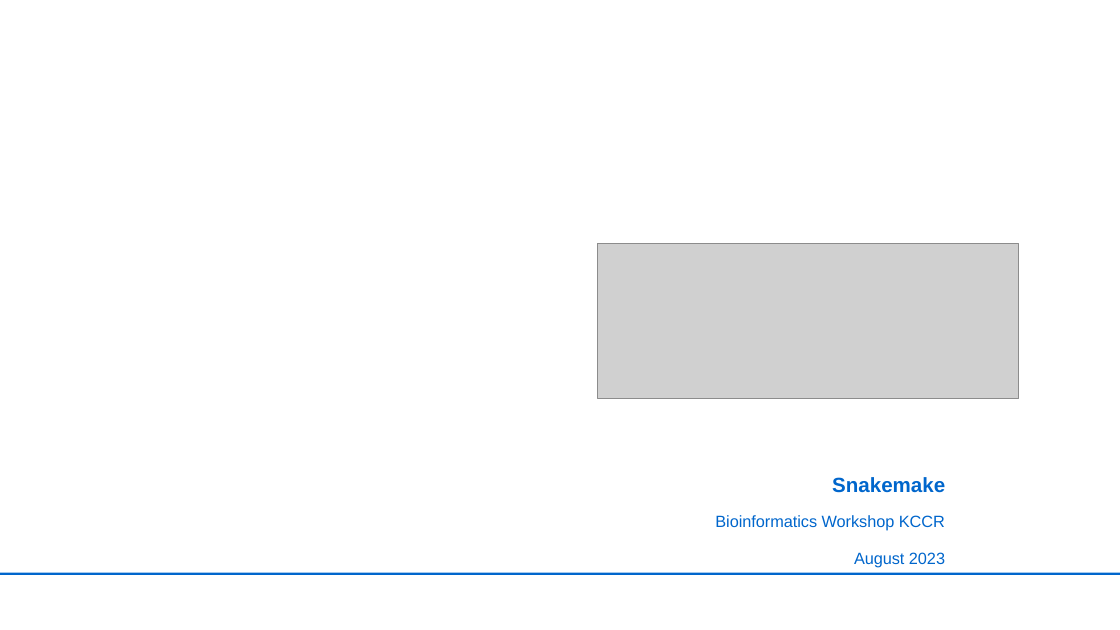
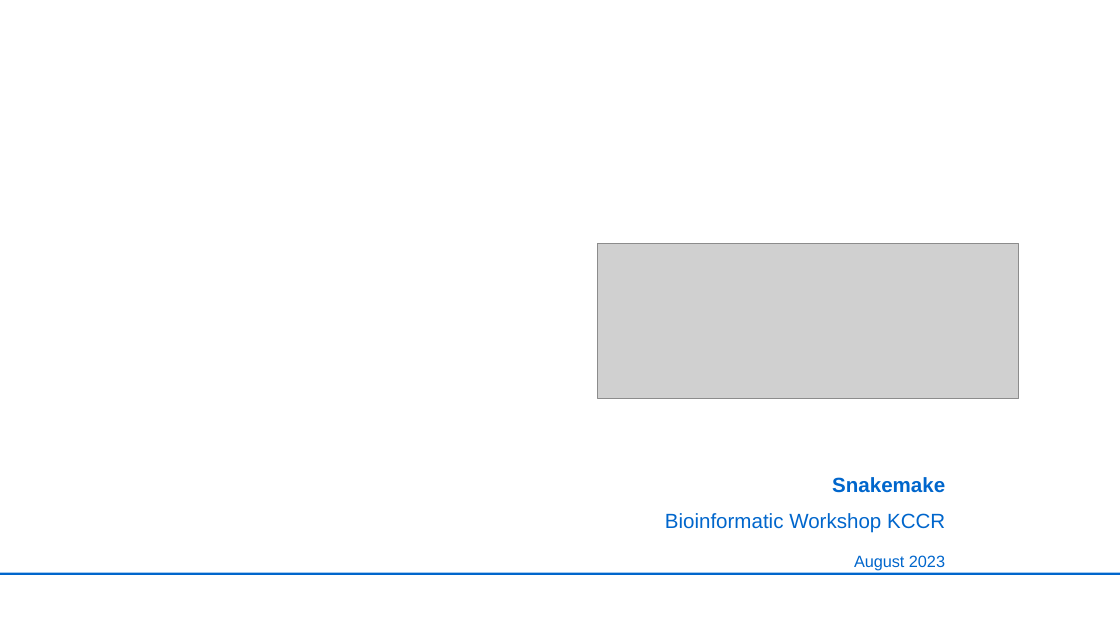
Before and after one commit to UdoGi/KCCR_snakemake_pipeline, a slide deck: slide 1 of slides/ghana_snakemake.pptx. Drawn at 1120x630 pixels with LibreOffice and Linux fonts; fonts in the diff are those of the drawing; grey boxes stand for pictures; background and template pictures are left out. Boxes give left, top, right and bottom in pixels: in the first picture for what was removed or moved away, otherwise in the second. Text is boxed around its words. In the diff, an @@ line names an element or a change of style, - is before the commit and + after.

```diff
--- a/slides/ghana_snakemake.pptx
+++ b/slides/ghana_snakemake.pptx
@@ text at (665, 513, 945, 533): text changed; size 10.5 to 13.1 pt @@
-Bioinformatics Workshop KCCR
+Bioinformatic Workshop KCCR
```
Also in this commit, not shown: 6 other slides changed, 7 slides added, 4 slides removed, 15 other files.
